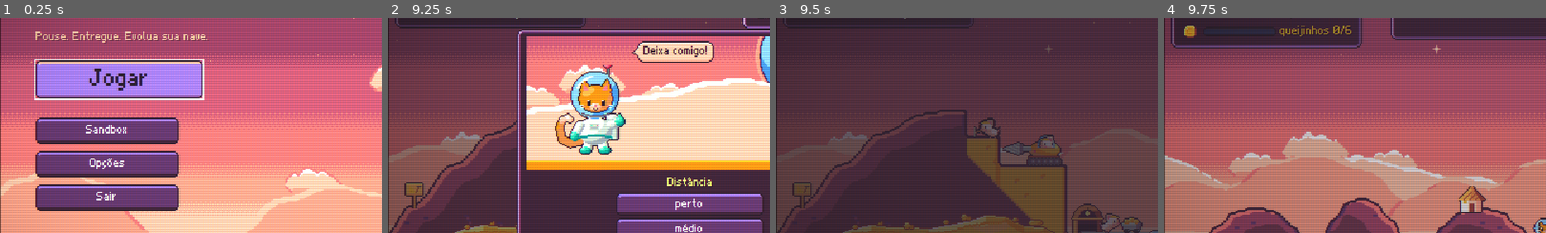
Above: before the commit, frames 1-4 (left to right).
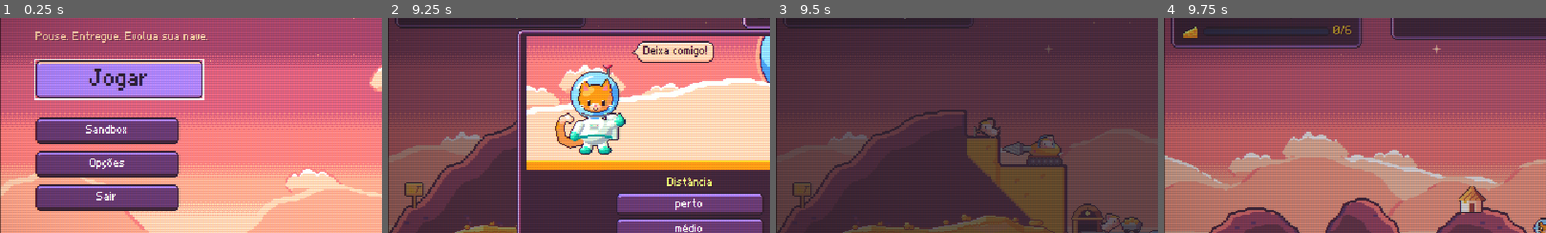
Above: after the commit, the same moments.

Repository: valdersonjr/incremental-lander
Game: Godot game, scene res://game/main.tscn
Two runs of this game, one before a commit and one after it. Both use one fixed random seed, a clock stepped at 60 frames per second and the inputs below.
Inputs (mouse positions are % of the whole screen's width and height, from its top left):
- Up to frame 1 (0.25 s): no input
- Up to frame 2 (9.25 s): click "Jogar" at 0.5 s; tap Enter (confirm) at 1.25 s; move the mouse to (72, 45) at 1.27 s; hold D (rotate_right) 1.28-2 s; hold Enter (confirm) 1.28-2 s; click (72, 45) at 1.42 s; tap Space at 1.52, 1.82 s; click "VOAR! [Enter]" at 2 s; click "normal" at 2.75 s; click "normal" at 3.5 s; click (50, 17) at 4.25 s; click "perto" at 5 s; click "médio" at 5.75 s; click "longe" at 6.5 s; click "estreita" at 7.25 s; click "apertada" at 8 s; click "ACEITAR MISSÃO" at 8.75 s
- Up to frame 3 (9.5 s): no input
- Up to frame 4 (9.75 s): drag from (30, 55) to (45, 70) at 9.52 s
The pictures show only the part of the screen within x 0-50%, y 22-72%; the shares and areas given below are measured in that part.

Frames 1-3 are identical in both runs. In frame 4, 0.4% of the frame differs, in the area x 5-44%, y 3-10%.

Commit message:
Minijogos: placar com a figura do item, seta para o item fora da tela e selo de minijogo completo
Auditoria (etapa 9): HUD mostra a figura (queijinho, carneirinho, chapéu, flor,
baú) + n/N; seta na borda da tela aponta o próximo item quando ele está fora
da vista (Flight.minigame_next_target); 'MINIJOGO COMPLETO!' na entrega e
'minijogos completos n/N' no resumo do run (sem mexer nas estrelas).

Co-Authored-By: Claude Opus 5.5 <noreply@anthropic.com>
Claude-Session: https://claude.ai/code/session_01JhKCi9Us7j2H5LJGQ5fDNT

Diff:
--- a/game/flight/flight.gd
+++ b/game/flight/flight.gd
@@ -69,7 +69,8 @@
 var sliding := false                                # Sorvete: deslizando no gelo depois do pouso
 var _slide_v := 0.0                                 # m/s
 var _slide_info: Dictionary = {}
-var _ghost: Node2D = null                           # Sorvete: marca de onde a nave vai parar se tocar agora
+var _ghost: Node2D = null
+var _pointer: Sprite2D = null                       # seta na borda da tela para o proximo item do minijogo                           # Sorvete: marca de onde a nave vai parar se tocar agora
 var gift_kind := ""
 var gift_taken := false
 var _gift_pos := Vector2.ZERO                       # pes do presente (px do mundo)
@@ -108,6 +109,7 @@
 	_tick_mission(delta)
 	_tick_gift()
 	_tick_minigame()
+	_update_pointer()
 	_extend_terrain_if_near_edge()
 	var cam: Dictionary = WorldConfig.load_config()["camera"]
 	var alt := TerrainGen.height_at(terrain.ridge, lander.global_position.x) - lander.global_position.y
@@ -981,19 +983,65 @@
 	return {}
 
 
-## Texto do placar do minijogo para o HUD ("" sem minijogo).
+## Placar do minijogo para o HUD ("" sem minijogo): figura (minigame_icon) + "n/N"; estados em palavra curta.
 func minigame_text() -> String:
 	if minigame_total <= 0:
 		return ""
-	if planet_id == "cogumelos":
-		return "quiques %d/%d" % [minigame_got, minigame_total]
 	if planet_id == "sorvete":
 		return "deslizando..." if sliding else "deslize até o alvo"
-	if planet_id == "jardim":
-		return "vãos %d/%d" % [minigame_got, minigame_total]
 	if planet_id == "bolhas":
 		return ("molhou!" if chest_wet else "baú na garra!") if chest_got else "pegue o baú"
-	return ("carneirinhos %d/%d" if planet_id == "nuvens" else "queijinhos %d/%d") % [minigame_got, minigame_total]
+	return "%d/%d" % [minigame_got, minigame_total]
+
+
+## Figura do item do minijogo (atlas MinigameArt) para o placar do HUD ("" = usa o icone padrao).
+func minigame_icon() -> String:
+	return {"luna": "cheese", "nuvens": "sheep0", "cogumelos": "cap36", "jardim": "bloom_top", "bolhas": "chest"}.get(
+			planet_id, "")
+
+
+## Posicao (px do mundo) do proximo item do minijogo ainda nao feito, ou Vector2.INF se nao ha: Lua/Nuvens = o mais
+## perto nao pego; Cogumelos = o proximo chapeu nao quicado; Jardim = o vao do proximo caule; Bolhas = o bau.
+func minigame_next_target() -> Vector2:
+	if not _water.is_empty():
+		return Vector2.INF if chest_got else _chest_pos
+	var cands: Array[Vector2] = []
+	for c: Dictionary in _trail + _sheep:
+		if not c["got"]:
+			cands.append(c["pos"] as Vector2)
+	for c: Dictionary in _caps:
+		if not c["hit"]:
+			cands.append(Vector2(float(c["x"]), float(c["y"])))
+	for st: Dictionary in _stems:
+		if not st["passed"]:
+			cands.append(Vector2(float(st["x"]), (float(st["gap_top"]) + float(st["gap_bot"])) * 0.5))
+	var p := lander.global_position
+	var best := Vector2.INF
+	for q: Vector2 in cands:
+		if best == Vector2.INF or p.distance_to(q) < p.distance_to(best):
+			best = q
+	return best
+
+
+## Seta na borda da tela apontando o proximo item do minijogo quando ele esta fora da vista (so voando).
+func _update_pointer() -> void:
+	var t := minigame_next_target() if lander.state == Lander.State.FLYING and target_pad_id >= 0 else Vector2.INF
+	var c := camera.get_screen_center_position()
+	var half := get_viewport_rect().size * 0.5 - Vector2(18, 18)
+	var rel := t - c
+	if t == Vector2.INF or (absf(rel.x) <= half.x + 10.0 and absf(rel.y) <= half.y + 10.0):
+		if _pointer != null:
+			_pointer.hide()
+		return
+	if _pointer == null:
+		_pointer = Sprite2D.new()
+		_pointer.texture = UiKit.kid("arrow")
+		_pointer.scale = Vector2(0.75, 0.75)
+		add_child(_pointer)
+	var k := minf(half.x / maxf(absf(rel.x), 0.001), half.y / maxf(absf(rel.y), 0.001))
+	_pointer.global_position = (c + rel * minf(k, 1.0)).round()
+	_pointer.rotation = rel.angle()
+	_pointer.show()
 
 
 ## Verbo do minijogo do mundo (WarioWare): mostrado pelo HUD quando a missao comeca.
--- a/game/hud/hud.gd
+++ b/game/hud/hud.gd
@@ -271,7 +271,8 @@
 	var mini := flight.minigame_text() if flight.target_pad_id >= 0 else ""
 	if mini != "":                                             # v17: placar do minijogo do mundo
 		_cargo_row.visible = true
-		_cargo_icon.texture = UiKit.icon("credits")
+		var ic := flight.minigame_icon()
+		_cargo_icon.texture = MinigameArt.tex(ic) if ic != "" else UiKit.icon("credits")
 		_cargo_bar.visible = true
 		_cargo_bar.value = 100.0 * flight.minigame_got / maxf(1.0, flight.minigame_total)
 		_cargo_bar.theme_type_variation = &"XpBar"
@@ -361,6 +362,9 @@
 		var name := str(EconMath.mission_kind(str(m["kind"]))["name"])
 		parts.append(("%s %s" % [name, UiKit.mult_text(mm)]) if failed.is_empty()
 				else "%s %s" % [MISSION_FAIL.get(str(failed[0]), "falhou"), UiKit.mult_text(mm)])
+	var mg: Array = entry.get("minigame", [0, 0])
+	if int(mg[1]) > 0 and int(mg[0]) >= int(mg[1]):           # selo do minijogo feito por inteiro (auditoria T4)
+		parts.append("MINIJOGO COMPLETO!")
 	if bool(entry.get("perfect", false)):
 		parts.append("POUSO PERFEITO!")
 	if int(entry.get("rep_pts", 0)) > 0:
--- a/game/main.gd
+++ b/game/main.gd
@@ -377,7 +377,7 @@
 		gift += _taxi_gift_pay
 	var stars_before := _run.stars
 	var rewards := _run.complete_delivery(dist, result["quality"], result["gas_used"], result.get("failed", []), gift,
-			bool(result.get("perfect", false)), result.get("partial", {}))
+			bool(result.get("perfect", false)), result.get("partial", {}), result.get("minigame", [0, 0]))
 	var rep_kind := str(_run.deliveries[-1].get("rep_kind", "simple"))
 	var rep_before := GameState.rep_level(rep_kind)
 	GameState.rep_points = _run.rep_points.duplicate()
--- a/game/run/run_summary.gd
+++ b/game/run/run_summary.gd
@@ -37,6 +37,11 @@
 	for res: String in fleet:
 		_rows.add_child(UiKit.stat_row("fleet", "frota de drones (%s)" % names.get(res, res), "+" + EconMath.fmt(
 				float(fleet[res])), &"MoneyLabel"))
+	var mg: Array = summary.get("minigames", [0, 0])
+	if int(mg[1]) > 0:                                         # selo dos minijogos feitos por inteiro (auditoria T4)
+		var mrow := UiKit.stat_row("trophy", "minijogos completos", "%d/%d" % [int(mg[0]), int(mg[1])],
+				&"GoodLabel" if int(mg[0]) == int(mg[1]) else &"MoneyLabel")
+		_rows.add_child(mrow)
 	if int(summary.get("stars", 0)) > 0:                       # estrelas: andam na Estrada da PROGRESSAO
 		var row := UiKit.stat_row("", "estrelas", "+%d" % int(summary["stars"]), &"MoneyLabel")
 		(row.get_child(0) as TextureRect).texture = UiKit.kid("star_on")
--- a/scripts/run/run_state.gd
+++ b/scripts/run/run_state.gd
@@ -27,6 +27,8 @@
 var taken_dir := 1                        # lado da entrega em andamento
 var taken_mission: Dictionary = {}        # missao da entrega em andamento
 var stars := 0                            # estrelas ganhas neste run (contracts.missions.stars.per_delivery)
+var minigames_played := 0                 # entregas com minijogo neste run (auditoria T4: selo no resumo)
+var minigames_full := 0                   # ... e quantas com o minijogo feito por inteiro
 var unlocked: Dictionary = {"simple": 1}  # missoes liberadas pelo jogador ({kind: estrela})
 var boost: Dictionary = {}                # missoes recem-liberadas ({kind: runs}) aparecem mais
 var deliveries: Array[Dictionary] = []
@@ -216,7 +218,7 @@
 ## Taxi: distance = 1o trecho; o 2o (leg2 x distance) tambem paga. Ganha estrelas (stars.per_delivery).
 ## Detalhes da conta ficam em deliveries[-1] (base, mult, rep, missao) para o HUD mostrar.
 func complete_delivery(distance: float, quality: float, gas_used: float, failed: Array = [],
-		gift_pay: float = 0.0, perfect: bool = false, partial: Dictionary = {}) -> Dictionary:
+		gift_pay: float = 0.0, perfect: bool = false, partial: Dictionary = {}, minigame: Array = [0, 0]) -> Dictionary:
 	var kind := str(taken_mission.get("kind", "simple"))
 	var rep := EconMath.reputation_mult(rep_level(kind))
 	var mult := float(EconMath.pad_tier(taken_tier)["mult"])
@@ -230,7 +232,10 @@
 	deliveries.append({"distance": distance, "quality": quality, "gas_used": gas_used, "rewards": rewards,
 			"tier": taken_tier, "mult": mult, "rep": rep,
 			"perfect": perfect, "mission": taken_mission, "failed": failed.duplicate(), "mission_mult": mm,
-			"gift_pay": gift_pay})
+			"gift_pay": gift_pay, "minigame": minigame.duplicate()})
+	if int(minigame[1]) > 0:                                   # selo do resumo: minijogos feitos por inteiro
+		minigames_played += 1
+		minigames_full += 1 if int(minigame[0]) >= int(minigame[1]) else 0
 	var pts := EconMath.reputation_points(failed.is_empty(), perfect)   # regra cumprida; pouso perfeito vale mais
 	rep_points[kind] = int(rep_points.get(kind, 0)) + pts
 	deliveries[-1]["rep_kind"] = kind
@@ -285,6 +290,7 @@
 		"avg_quality": q_total / maxf(1.0, deliveries.size()),
 		"earned": earned,
 		"stars": stars,
+		"minigames": [minigames_full, minigames_played],
 		"reason": end_reason,
 	}
 
--- a/tests/integration/minigame_flow.gd
+++ b/tests/integration/minigame_flow.gd
@@ -33,7 +33,14 @@
 		f.lander.global_position = c["pos"]
 		f._tick_minigame()
 	_check("lua_pega_ao_encostar", f.minigame_got == got_before + 3)
-	_check("lua_placar_no_hud", f.minigame_text() == "queijinhos 3/%d" % f.minigame_total)
+	_check("lua_placar_no_hud", f.minigame_text() == "3/%d" % f.minigame_total and f.minigame_icon() == "cheese")
+	f.lander.global_position = (f._trail[-1]["pos"] as Vector2) + Vector2(-900.0, 0.0)   # trilha fora da tela
+	f.camera.global_position = f.lander.global_position
+	f.camera.force_update_scroll()
+	await get_tree().process_frame
+	f._update_pointer()
+	_check("lua_seta_aponta_item_fora_da_tela", f._pointer != null and f._pointer.visible
+			and absf(f._pointer.global_position.x - f.lander.global_position.x) > 250.0)
 	var res: Array = []
 	f.delivery_finished.connect(func(r: Dictionary) -> void: res.append(r))
 	f._finish(false, 0.9, "", {"gas_used": 10.0, "flight_time_m": 5.0})
@@ -93,7 +100,7 @@
 	c.lander.vel_m = Vector2(0.0, 6.0)                         # 2o quique no mesmo chapeu: quica, mas nao conta
 	c._tick_minigame()
 	_check("cogumelos_chapeu_conta_uma_vez", c.lander.vel_m.y < 0.0 and c.minigame_got == 1 and c.minigame_extra == 2.0)
-	_check("cogumelos_placar_n_de_N", c.minigame_text() == "quiques 1/3")
+	_check("cogumelos_placar_n_de_N", c.minigame_text() == "1/3")
 	c._judge_mission({"vy": 99.0}, 0.9)
 	_check("cogumelos_pouso_forte_racha_o_ovo", c.failed.has("soft"))
 	_check("verbo_dos_cogumelos", c.minigame_verb() == "Quique!")
